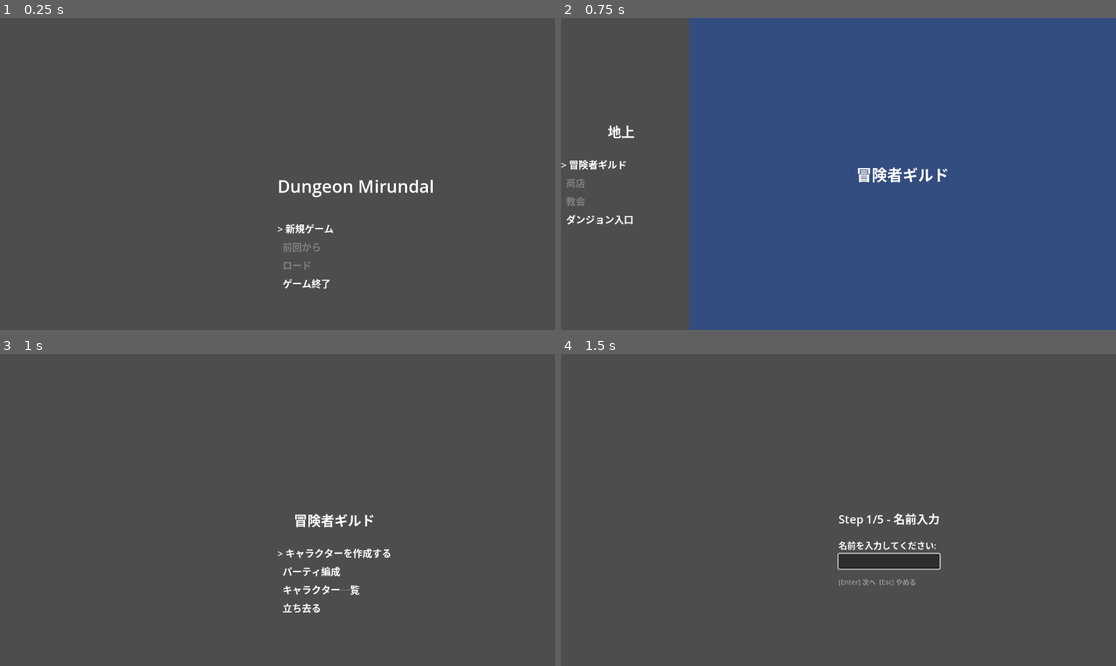
Above: before the commit, frames 1-4 (two rows, left to right).
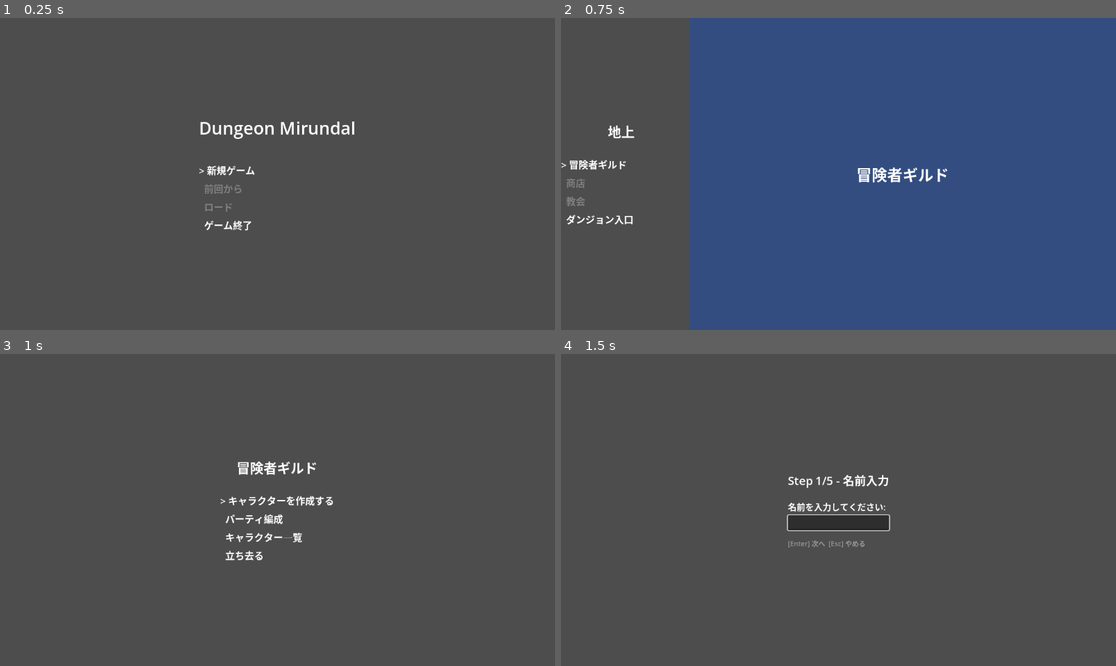
Above: after the commit, the same moments.

Repository: endo5501/DungeonMirundal2
Game: Godot game, scene res://src/main.tscn
Same seed, same stepped clock (60 frames per second), same inputs: the game is played once before the commit and once after it.
Inputs (mouse positions are in pixels of both pictures, inside the frame that each line leads up to):
- Up to frame 1 (0.25 s): no input
- Up to frame 2 (0.75 s): tap Enter (ui_accept) at 0.5 s; move the mouse to (960, 158) at 0.52 s; hold Right (ui_right) from 0.53 s (still down); hold Shift from 0.53 s (still down); click (960, 158) at 0.67 s
- Up to frame 3 (1 s): keep holding Right (ui_right); keep holding Shift; tap Enter (ui_accept) at 0.77 s
- Up to frame 4 (1.5 s): release Right (ui_right) at 1.25 s; release Shift at 1.25 s; tap Enter (ui_accept) at 1.25 s; drag from (727, 525) to (810, 572) at 1.27 s

The runs differ from the first frame. In frame 1, 1.7% of the frame differs, in the area x 35-78%, y 33-87%; in frame 2, nothing differs; in frame 3, 1.9%; in frame 4, 3.0%, in the area x 40-69%, y 38-75%.

Commit message:
fix: center screen layouts and prevent Step 2 skip in character creation
All screens using PRESET_CENTER had their content offset to the bottom-right
because it positions the container's top-left corner at the parent's center.
Wrap VBoxContainer in CenterContainer with PRESET_FULL_RECT so content is
properly centered on screen. Affected: guild_menu, character_creation,
party_formation, character_list, title_screen.

Also fix a bug where pressing Enter in the name input (Step 1) would propagate
through _unhandled_input and auto-select the first race in Step 2 (Dwarf),
skipping the race selection screen entirely. Guard _unhandled_input with a
frame counter so input is ignored on the same frame as a step transition.

Co-Authored-By: Claude Opus 4.6 (1M context) <noreply@anthropic.com>

Diff:
--- a/src/guild_scene/character_creation.gd
+++ b/src/guild_scene/character_creation.gd
@@ -28,6 +28,7 @@
 var _name_edit: LineEdit
 var _step_label: Label
 var _cursor_index: int = 0
+var _step_changed_frame: int = -1
 
 func setup(guild: Guild, races: Array[RaceData], jobs: Array[JobData]) -> void:
 	_guild = guild
@@ -36,10 +37,13 @@
 	_bonus_generator = BonusPointGenerator.new(randi())
 
 func _ready() -> void:
+	var center := CenterContainer.new()
+	center.set_anchors_and_offsets_preset(PRESET_FULL_RECT)
+	add_child(center)
+
 	var root := VBoxContainer.new()
-	root.set_anchors_and_offsets_preset(PRESET_CENTER)
 	root.add_theme_constant_override("separation", 6)
-	add_child(root)
+	center.add_child(root)
 
 	_step_label = Label.new()
 	_step_label.add_theme_font_size_override("font_size", TITLE_SIZE)
@@ -57,6 +61,7 @@
 	_build_step_ui()
 
 func _build_step_ui() -> void:
+	_step_changed_frame = Engine.get_process_frames()
 	while _content.get_child_count() > 0:
 		var child := _content.get_child(0)
 		_content.remove_child(child)
@@ -171,6 +176,8 @@
 			label.text = prefix + raw
 
 func _unhandled_input(event: InputEvent) -> void:
+	if _step_changed_frame == Engine.get_process_frames():
+		return
 	match current_step:
 		1: _input_step1(event)
 		2: _input_step2(event)
--- a/src/guild_scene/character_list.gd
+++ b/src/guild_scene/character_list.gd
@@ -22,10 +22,13 @@
 	refresh()
 
 func _ready() -> void:
+	var center := CenterContainer.new()
+	center.set_anchors_and_offsets_preset(PRESET_FULL_RECT)
+	add_child(center)
+
 	var root := VBoxContainer.new()
-	root.set_anchors_and_offsets_preset(PRESET_CENTER)
 	root.add_theme_constant_override("separation", 4)
-	add_child(root)
+	center.add_child(root)
 
 	_title_label = Label.new()
 	_title_label.add_theme_font_size_override("font_size", 22)
--- a/src/guild_scene/guild_menu.gd
+++ b/src/guild_scene/guild_menu.gd
@@ -20,10 +20,13 @@
 var _labels: Array[Label] = []
 
 func _ready() -> void:
+	var center := CenterContainer.new()
+	center.set_anchors_and_offsets_preset(PRESET_FULL_RECT)
+	add_child(center)
+
 	var vbox := VBoxContainer.new()
-	vbox.set_anchors_and_offsets_preset(PRESET_CENTER)
 	vbox.add_theme_constant_override("separation", 8)
-	add_child(vbox)
+	center.add_child(vbox)
 
 	var title := Label.new()
 	title.text = "冒険者ギルド"
--- a/src/guild_scene/party_formation.gd
+++ b/src/guild_scene/party_formation.gd
@@ -23,10 +23,13 @@
 	refresh()
 
 func _ready() -> void:
+	var center := CenterContainer.new()
+	center.set_anchors_and_offsets_preset(PRESET_FULL_RECT)
+	add_child(center)
+
 	var root := VBoxContainer.new()
-	root.set_anchors_and_offsets_preset(PRESET_CENTER)
 	root.add_theme_constant_override("separation", 4)
-	add_child(root)
+	center.add_child(root)
 
 	var name_row := HBoxContainer.new()
 	root.add_child(name_row)
--- a/src/title_scene/title_screen.gd
+++ b/src/title_scene/title_screen.gd
@@ -26,10 +26,13 @@
 	_menu = CursorMenu.new(MENU_ITEMS, DISABLED_INDICES)
 
 func _ready() -> void:
+	var center := CenterContainer.new()
+	center.set_anchors_and_offsets_preset(PRESET_FULL_RECT)
+	add_child(center)
+
 	var vbox := VBoxContainer.new()
-	vbox.set_anchors_and_offsets_preset(PRESET_CENTER)
 	vbox.add_theme_constant_override("separation", 8)
-	add_child(vbox)
+	center.add_child(vbox)
 
 	var title := Label.new()
 	title.text = "Dungeon Mirundal"
--- a/tests/dungeon/test_title_screen.gd
+++ b/tests/dungeon/test_title_screen.gd
@@ -77,3 +77,24 @@
 	_screen.selected_index = 3
 	_screen.move_cursor(-1)  # From 3 should skip 2,1 to 0
 	assert_eq(_screen.selected_index, 0)
+
+# --- Layout centering ---
+
+func _find_center_container(node: Node) -> CenterContainer:
+	for child in node.get_children():
+		if child is CenterContainer:
+			return child as CenterContainer
+	return null
+
+func test_uses_center_container_for_layout():
+	var screen := TitleScreen.new()
+	add_child_autofree(screen)
+	assert_not_null(_find_center_container(screen), "TitleScreen should use CenterContainer for centering")
+
+func test_center_container_covers_full_rect():
+	var screen := TitleScreen.new()
+	add_child_autofree(screen)
+	var center := _find_center_container(screen)
+	assert_not_null(center)
+	assert_eq(center.anchor_right, 1.0, "CenterContainer should span full width")
+	assert_eq(center.anchor_bottom, 1.0, "CenterContainer should span full height")
--- a/tests/guild_scene/test_character_creation.gd
+++ b/tests/guild_scene/test_character_creation.gd
@@ -385,3 +385,36 @@
 	assert_eq(_guild.get_all_characters().size(), 1)
 	assert_signal_emitted(_creation, "character_created")
 	assert_signal_emitted(_creation, "back_requested")
+
+# --- Step 2 skip bug ---
+
+func test_text_submitted_does_not_skip_step2():
+	# Simulate: Enter key triggers text_submitted AND _unhandled_input in same frame
+	_creation._name_edit.text = "Hero"
+	_creation._name_edit.text_submitted.emit("Hero")
+	# At this point, step should be 2
+	assert_eq(_creation.current_step, 2, "Should be on step 2 after name submission")
+	# Now simulate the same Enter key arriving as _unhandled_input
+	var event := InputEventKey.new()
+	event.keycode = KEY_ENTER
+	event.pressed = true
+	_creation._unhandled_input(event)
+	# Step 2 should NOT have been advanced - race was not selected by user
+	assert_eq(_creation.current_step, 2, "Step 2 should not be skipped by Enter key propagation")
+
+# --- Layout centering ---
+
+func _find_center_container(node: Node) -> CenterContainer:
+	for child in node.get_children():
+		if child is CenterContainer:
+			return child as CenterContainer
+	return null
+
+func test_creation_uses_center_container_for_layout():
+	assert_not_null(_find_center_container(_creation), "CharacterCreation should use CenterContainer for centering")
+
+func test_creation_center_container_covers_full_rect():
+	var center := _find_center_container(_creation)
+	assert_not_null(center)
+	assert_eq(center.anchor_right, 1.0, "CenterContainer should span full width")
+	assert_eq(center.anchor_bottom, 1.0, "CenterContainer should span full height")
--- a/tests/guild_scene/test_character_list.gd
+++ b/tests/guild_scene/test_character_list.gd
@@ -143,3 +143,20 @@
 	watch_signals(_list)
 	_list.go_back()
 	assert_signal_emitted(_list, "back_requested")
+
+# --- Layout centering ---
+
+func _find_center_container(node: Node) -> CenterContainer:
+	for child in node.get_children():
+		if child is CenterContainer:
+			return child as CenterContainer
+	return null
+
+func test_uses_center_container_for_layout():
+	assert_not_null(_find_center_container(_list), "CharacterList should use CenterContainer for centering")
+
+func test_center_container_covers_full_rect():
+	var center := _find_center_container(_list)
+	assert_not_null(center)
+	assert_eq(center.anchor_right, 1.0, "CenterContainer should span full width")
+	assert_eq(center.anchor_bottom, 1.0, "CenterContainer should span full height")
--- a/tests/guild_scene/test_guild_menu.gd
+++ b/tests/guild_scene/test_guild_menu.gd
@@ -84,3 +84,20 @@
 	watch_signals(_menu)
 	_menu.select_item(3)
 	assert_signal_emitted(_menu, "leave_selected")
+
+# --- Layout centering ---
+
+func _find_center_container(node: Node) -> CenterContainer:
+	for child in node.get_children():
+		if child is CenterContainer:
+			return child as CenterContainer
+	return null
+
+func test_menu_uses_center_container_for_layout():
+	assert_not_null(_find_center_container(_menu), "GuildMenu should use CenterContainer for centering")
+
+func test_center_container_covers_full_rect():
+	var center := _find_center_container(_menu)
+	assert_not_null(center)
+	assert_eq(center.anchor_right, 1.0, "CenterContainer should span full width")
+	assert_eq(center.anchor_bottom, 1.0, "CenterContainer should span full height")
--- a/tests/guild_scene/test_party_formation.gd
+++ b/tests/guild_scene/test_party_formation.gd
@@ -133,3 +133,20 @@
 	watch_signals(_formation)
 	_formation.go_back()
 	assert_signal_emitted(_formation, "back_requested")
+
+# --- Layout centering ---
+
+func _find_center_container(node: Node) -> CenterContainer:
+	for child in node.get_children():
+		if child is CenterContainer:
+			return child as CenterContainer
+	return null
+
+func test_uses_center_container_for_layout():
+	assert_not_null(_find_center_container(_formation), "PartyFormation should use CenterContainer for centering")
+
+func test_center_container_covers_full_rect():
+	var center := _find_center_container(_formation)
+	assert_not_null(center)
+	assert_eq(center.anchor_right, 1.0, "CenterContainer should span full width")
+	assert_eq(center.anchor_bottom, 1.0, "CenterContainer should span full height")
Not shown, added: openspec/changes/fix-guild-ui-issues/.openspec.yaml
Not shown, added: openspec/changes/fix-guild-ui-issues/design.md
Not shown, added: openspec/changes/fix-guild-ui-issues/proposal.md
Not shown, added: openspec/changes/fix-guild-ui-issues/specs/character-creation-wizard/spec.md
Not shown, added: openspec/changes/fix-guild-ui-issues/specs/guild-menu/spec.md
Not shown, added: openspec/changes/fix-guild-ui-issues/tasks.md
